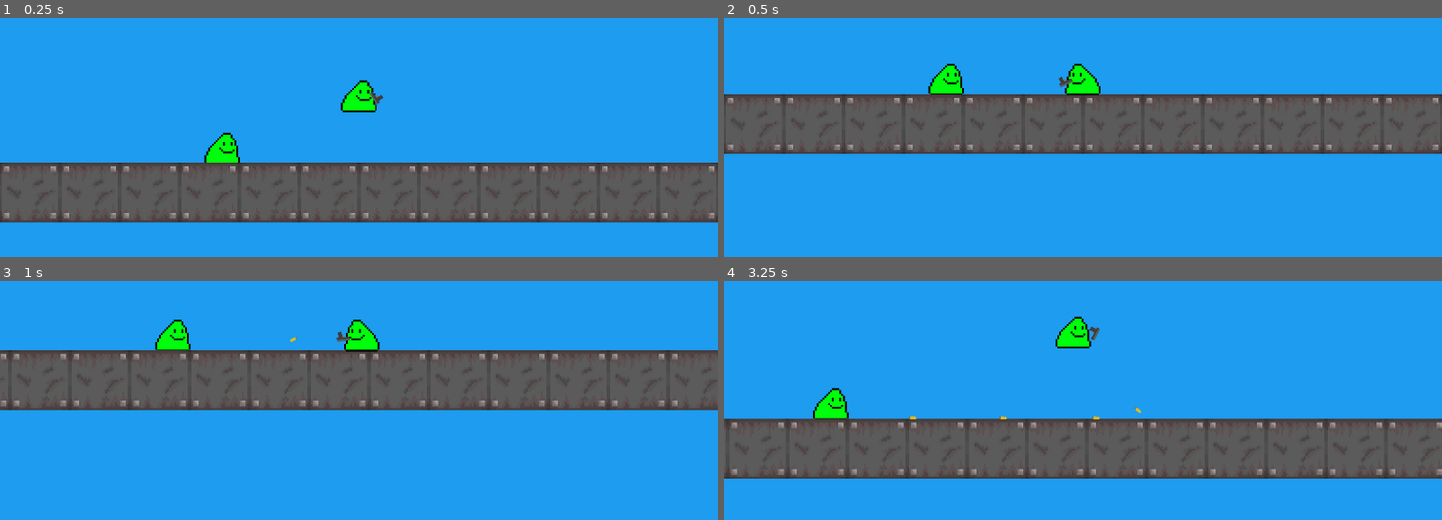
Above: before the commit, frames 1-4 (two rows, left to right).
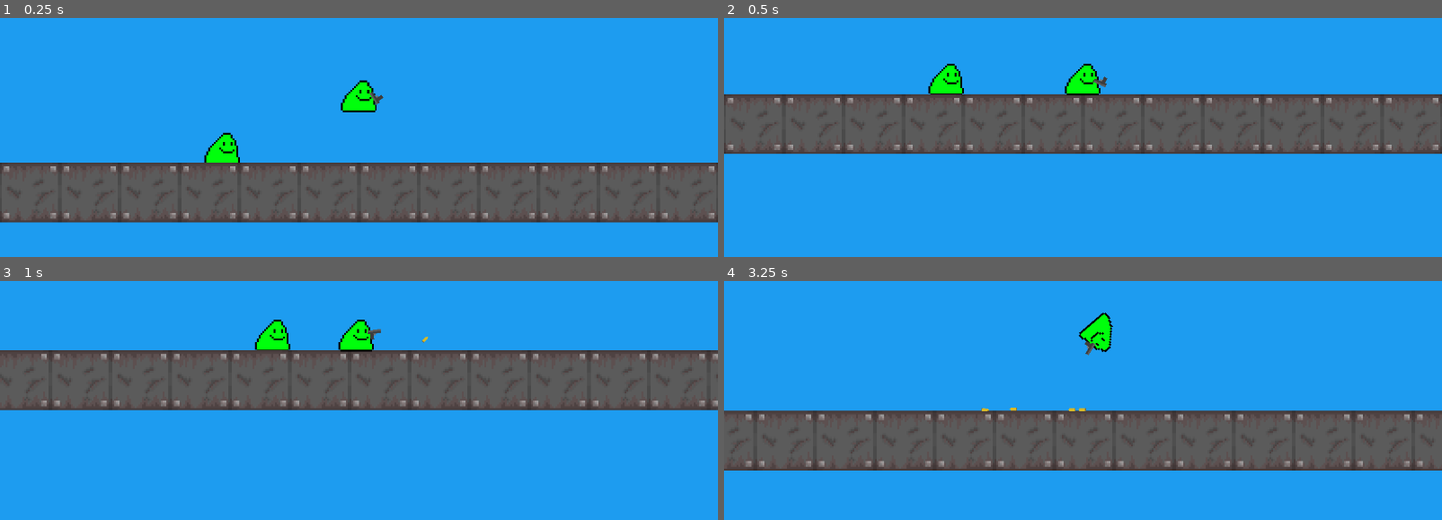
Above: after the commit, the same moments.

Repository: a0fefd/blobs-with-guns-remastered
Game: Godot game, scene res://scenes/levels/world.tscn
Two runs of this game, one before a commit and one after it. Both use one fixed random seed, a clock stepped at 60 frames per second and the inputs below.
Inputs (mouse positions are in pixels of both pictures, inside the frame that each line leads up to):
- Up to frame 1 (0.25 s): no input
- Up to frame 2 (0.5 s): no input
- Up to frame 3 (1 s): move the mouse to (516, 314) at 0.52 s; click (516, 314) at 0.6 s
- Up to frame 4 (3.25 s): move the mouse to (939, 355) at 1.27 s; click (939, 355) at 1.35 s; move the mouse to (outside the picture) at 2.02 s; click (outside the picture) at 2.1 s; move the mouse to (1047, 417) at 2.77 s; click (1047, 417) at 2.85 s

Frame 1 is identical in both runs. In frame 2, 0.3% of the frame differs, in the area x 46-54%, y 19-30%; in frame 3, 3.6%; in frame 4, 11%, in the area x 0-100%, y 13-83%.

Commit message:
Fix flipping glitch

Diff:
--- a/project.godot
+++ b/project.godot
@@ -17,10 +17,6 @@
 boot_splash/image="res://sprites/logos/gutter_cat_spaced.png"
 boot_splash/use_filter=false
 config/icon="res://sprites/logos/Blobs_guns_thumbnail.png"
-
-[display]
-
-window/size/mode=3
 
 [filesystem]
 
--- a/scripts/bob.gd
+++ b/scripts/bob.gd
@@ -46,5 +46,9 @@
 
 
 func _process(_delta):
-	if abs(equipped_gun.rotation_degrees) > 90:
-		flip()
+	if sprite.scale.x == 1:
+		if abs(rad_to_deg(get_angle_to(get_global_mouse_position()))) > 90:
+			flip()
+	else:
+		if abs(rad_to_deg(get_angle_to(get_global_mouse_position()))) < 90:
+			flip()
